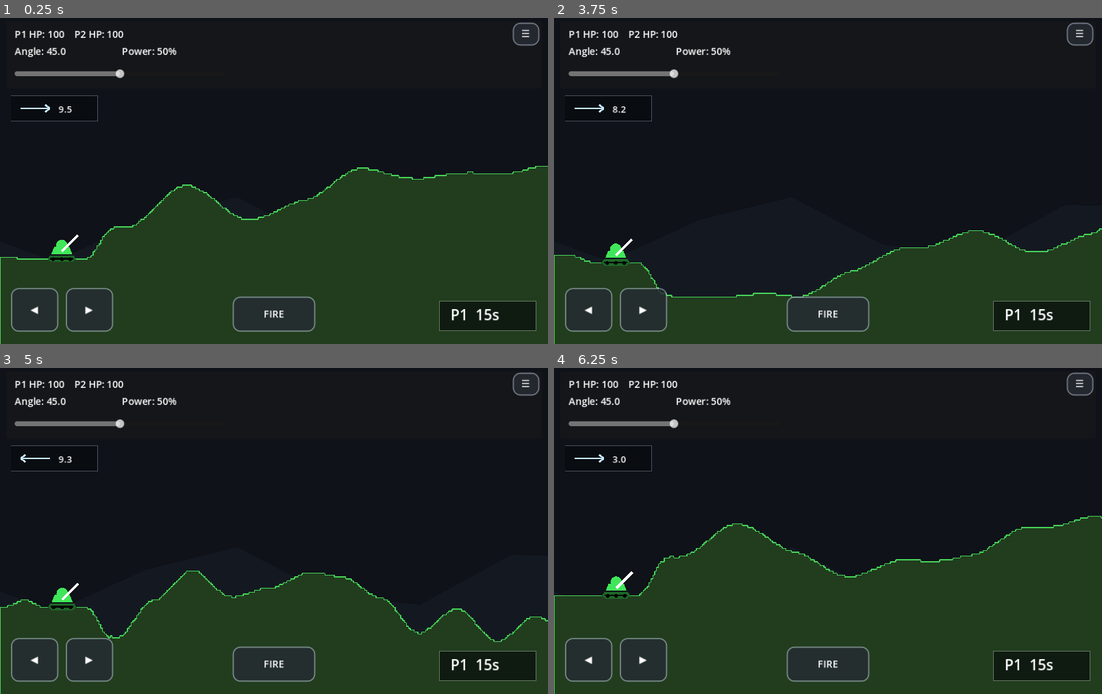
Above: before the commit, frames 1-4 (two rows, left to right).
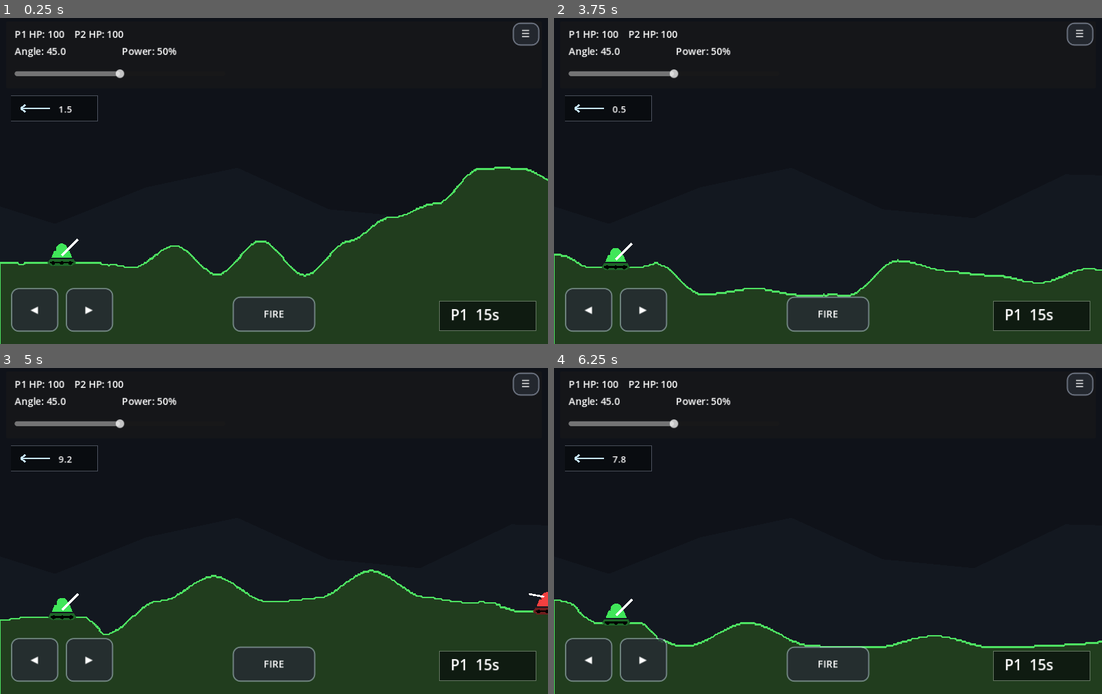
Above: after the commit, the same moments.

Repository: nwrowe/tilt-tanks
Game: Godot game, scene res://scenes/Main.tscn
Two runs of this game, one before a commit and one after it. Both use one fixed random seed, a clock stepped at 60 frames per second and the inputs below.
Inputs:
- Up to frame 1 (0.25 s): no input
- Up to frame 2 (3.75 s): click "☰" at 0.5 s; click "◀" at 1.25 s; click "▶" at 2 s; click "FIRE" at 2.75 s; click "Rematch" at 3.5 s
- Up to frame 3 (5 s): tap Enter (ui_accept) at 4.25, 4.52 s; hold Right from 4.28 s (still down); hold R from 4.28 s (still down)
- Up to frame 4 (6.25 s): release Right at 5.03 s; release R at 5.03 s; hold Down 5.03-5.78 s; tap Space at 5.1 s; tap Enter (ui_accept) at 5.27 s; hold Right from 5.78 s (still down); hold R from 5.78 s (still down)

The runs differ from the first frame. In frame 1, 11% of the frame differs, in the area x 0-100%, y 26-80%; in frame 2, 5.9%; in frame 3, 5.4%; in frame 4, 26%, in the area x 0-100%, y 26-86%.

Commit message:
Use mask terrain visual and driving improvements

Diff:
--- a/scenes/Main.tscn
+++ b/scenes/Main.tscn
@@ -1,6 +1,6 @@
 [gd_scene load_steps=2 format=3 uid="uid://tilttanksmain"]
 
-[ext_resource type="Script" path="res://scripts/MainMask2.gd" id="1_main"]
+[ext_resource type="Script" path="res://scripts/MainMask3.gd" id="1_main"]
 
 [node name="Main" type="Node2D"]
 script = ExtResource("1_main")
